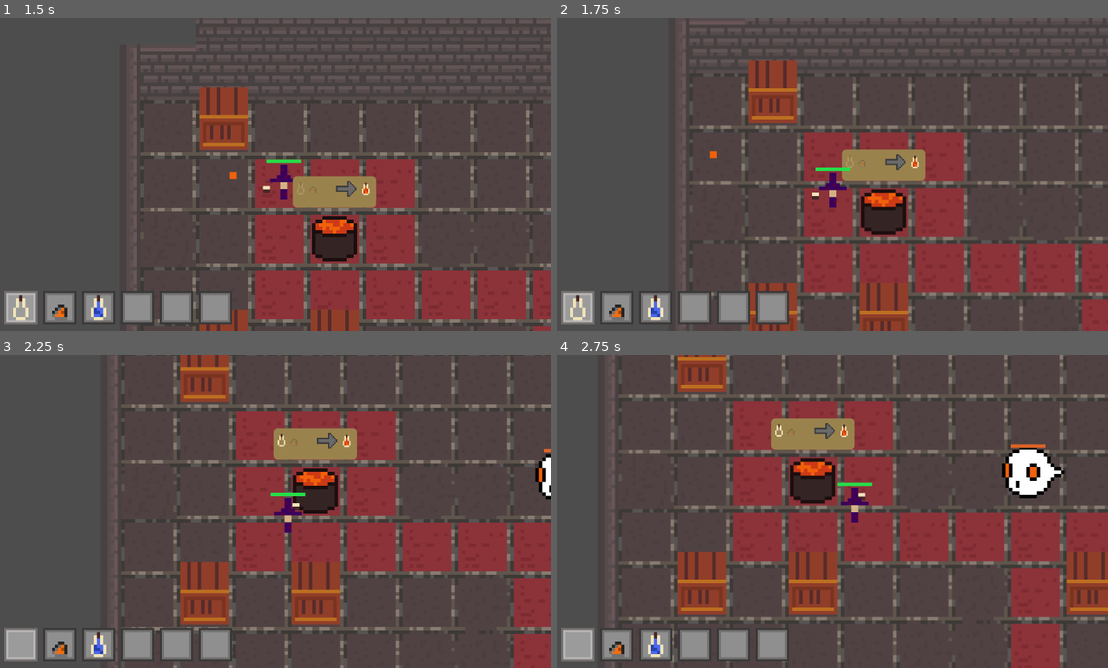
Above: before the commit, frames 1-4 (two rows, left to right).
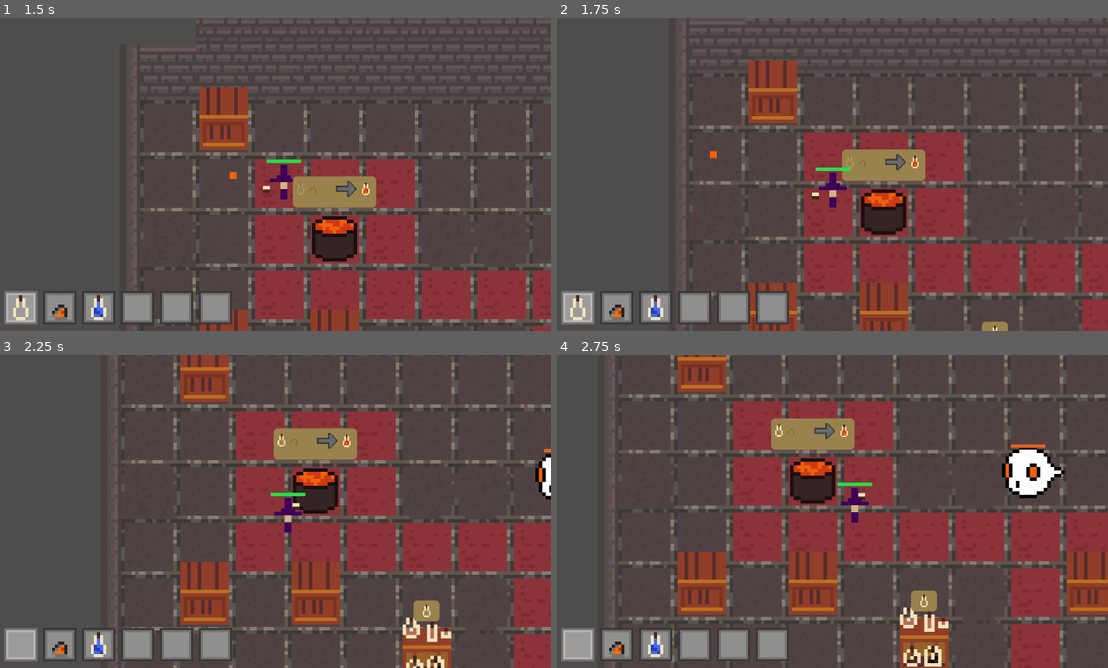
Above: after the commit, the same moments.

Repository: chluebi/ludum-dare-58
Game: Godot game, scene res://main.tscn
The game is run twice, just before and just after one commit, with the same random seed, the same clock (stepped at 60 frames per second) and the same inputs. Sound files missing from this copy of the repository are replaced by a short silence.
Inputs (mouse positions are in pixels of both pictures, inside the frame that each line leads up to):
- Up to frame 1 (1.5 s): tap Enter at 0.5 s; move the mouse to (396, 158) at 0.52 s; hold D (move_right) 0.53-1.28 s; hold F (drink) 0.53-1.28 s; move the mouse to (159, 190) at 1.27 s; hold S (move_down) from 1.28 s (still down); click (159, 190) at 1.35 s
- Up to frame 2 (1.75 s): keep holding S (move_down)
- Up to frame 3 (2.25 s): move the mouse to (330, 442) at 2.02 s; release S (move_down) at 2.03 s; hold D (move_right) from 2.03 s (still down); tap Q (throw) at 2.1 s
- Up to frame 4 (2.75 s): keep holding D (move_right)

Frame 1 is identical in both runs. In frame 2, 0.1% of the frame differs, in the area x 77-82%, y 96-100%; in frame 3, 1.5%; in frame 4, 1.8%, in the area x 62-72%, y 75-100%.

Commit message:
glass shelf half added

Diff:
--- /dev/null
+++ b/glass_shelf.gd
@@ -0,0 +1,38 @@
+extends StaticBody2D
+
+const POTION_DISTANCE = 150
+const POTION_SCENE = preload("res://potion_pickup.tscn")
+
+
+
+@onready var player = $"../player"
+@onready var inventory_manager = $"../../inventory_manager"
+@onready var source = $Source
+
+var result_type = Constants.item_type.empty
+
+
+func _ready() -> void:
+	$CollectionRange.body_entered.connect(collect_item)
+	setup(Constants.item_type.empty)
+
+func collect_item(body):
+	print('body', body)
+	if "type" in body:
+		if body.type == result_type:
+			body.queue_free()
+			return
+
+	if "health" in body:
+		inventory_manager.pickup_item(result_type)
+
+func setup(set_result_type: Constants.item_type):
+	result_type = set_result_type
+	update_recipe_ui()
+
+
+func update_recipe_ui():
+	source.setup(result_type)
+
+func _process(delta: float) -> void:
+	source.move_to(position.x, position.y)
--- /dev/null
+++ b/glass_shelf.tscn
@@ -0,0 +1,34 @@
+[gd_scene load_steps=6 format=3 uid="uid://vyidsfr10l6k"]
+
+[ext_resource type="Script" uid="uid://cae2c0c2kbcnc" path="res://glass_shelf.gd" id="1_xxrmn"]
+[ext_resource type="Texture2D" uid="uid://da68m553dwy7a" path="res://glass_shelf.png" id="2_m50ds"]
+[ext_resource type="PackedScene" uid="uid://lc1ycy0ilj02" path="res://item_source.tscn" id="3_m50ds"]
+
+[sub_resource type="RectangleShape2D" id="RectangleShape2D_mo0jf"]
+size = Vector2(12.800003, 12.700002)
+
+[sub_resource type="CircleShape2D" id="CircleShape2D_m50ds"]
+
+[node name="Shelf" type="StaticBody2D" groups=["static_obstacles"]]
+scale = Vector2(10, 10)
+collision_layer = 255
+collision_mask = 255
+script = ExtResource("1_xxrmn")
+
+[node name="Sprite2D" type="Sprite2D" parent="."]
+position = Vector2(0.099999994, -2.6)
+texture = ExtResource("2_m50ds")
+
+[node name="CollisionShape2D" type="CollisionShape2D" parent="."]
+position = Vector2(-5.293956e-23, 0)
+scale = Vector2(0.99999976, 0.99999976)
+shape = SubResource("RectangleShape2D_mo0jf")
+
+[node name="Source" parent="." instance=ExtResource("3_m50ds")]
+
+[node name="CollectionRange" type="Area2D" parent="."]
+position = Vector2(-7.629394e-07, -7.629394e-07)
+collision_mask = 9
+
+[node name="CollisionShape2D" type="CollisionShape2D" parent="CollectionRange"]
+shape = SubResource("CircleShape2D_m50ds")
--- /dev/null
+++ b/item_source.gd
@@ -0,0 +1,34 @@
+extends Node2D
+
+
+func _ready() -> void:
+	pass
+
+
+func _process(delta: float) -> void:
+	var should_be_transparent = false
+	var area_to_check = $Area2D
+	if area_to_check:
+		for body in area_to_check.get_overlapping_bodies():
+			if body.is_in_group("important_entities"):
+				should_be_transparent = true
+				break
+
+		if not should_be_transparent:
+			for area in area_to_check.get_overlapping_areas():
+				if area.is_in_group("important_entities"):
+					should_be_transparent = true
+					break
+
+	var alpha_value = 1.0
+	if should_be_transparent:
+		alpha_value = 0.5
+	$Control.modulate.a = alpha_value
+
+
+func move_to(x: float, y: float):
+	position = Vector2(0, -90*0.15)
+
+func setup(result_type: Constants.item_type):
+	var result = $Control/Result
+	result.set_item_type(result_type)
--- /dev/null
+++ b/item_source.tscn
@@ -0,0 +1,47 @@
+[gd_scene load_steps=5 format=3 uid="uid://lc1ycy0ilj02"]
+
+[ext_resource type="Script" uid="uid://blg6uh3sdf1nr" path="res://item_source.gd" id="1_jlb8q"]
+[ext_resource type="PackedScene" uid="uid://d281lsqavd45o" path="res://item_sprite.tscn" id="2_tnce7"]
+
+[sub_resource type="StyleBoxFlat" id="StyleBoxFlat_p6tcl"]
+bg_color = Color(0.60192096, 0.5099987, 0.30167386, 1)
+corner_radius_top_left = 8
+corner_radius_top_right = 8
+corner_radius_bottom_right = 8
+corner_radius_bottom_left = 8
+
+[sub_resource type="RectangleShape2D" id="RectangleShape2D_43k02"]
+size = Vector2(53.33333, 40)
+
+[node name="Source" type="Node2D"]
+scale = Vector2(0.15, 0.15)
+script = ExtResource("1_jlb8q")
+
+[node name="Control" type="Control" parent="."]
+layout_mode = 3
+anchors_preset = 0
+offset_left = -25.0
+offset_top = -20.0
+offset_right = 25.0
+offset_bottom = 20.0
+metadata/_edit_group_ = true
+
+[node name="ColorRect" type="Panel" parent="Control"]
+layout_mode = 1
+anchors_preset = 15
+anchor_right = 1.0
+anchor_bottom = 1.0
+grow_horizontal = 2
+grow_vertical = 2
+theme_override_styles/panel = SubResource("StyleBoxFlat_p6tcl")
+
+[node name="Result" parent="Control" instance=ExtResource("2_tnce7")]
+position = Vector2(25, 20)
+scale = Vector2(3, 3)
+
+[node name="Area2D" type="Area2D" parent="."]
+collision_layer = 255
+collision_mask = 255
+
+[node name="CollisionShape2D" type="CollisionShape2D" parent="Area2D"]
+shape = SubResource("RectangleShape2D_43k02")
--- a/main.tscn
+++ b/main.tscn
@@ -9,6 +9,7 @@
 [ext_resource type="PackedScene" uid="uid://b4s8ah7fjsuyp" path="res://hud.tscn" id="8_5vw27"]
 [ext_resource type="Script" uid="uid://cbnnke38dp7y2" path="res://enemy_spawner.gd" id="8_kek77"]
 [ext_resource type="PackedScene" uid="uid://coq16sep4c0sq" path="res://skullpile.tscn" id="8_ycdy4"]
+[ext_resource type="PackedScene" uid="uid://vyidsfr10l6k" path="res://glass_shelf.tscn" id="9_vivmo"]
 [ext_resource type="Script" uid="uid://b7tk7wyyonbao" path="res://effect_manager.gd" id="10_4c57u"]
 [ext_resource type="Script" uid="uid://tfuqtyafw6be" path="res://inventory_manager.gd" id="11_efxa6"]
 [ext_resource type="Script" uid="uid://cfwmkj2ko26yv" path="res://cauldron_manager.gd" id="12_ycdy4"]
@@ -91,6 +92,9 @@
 z_index = 1
 position = Vector2(1670, 395)
 
+[node name="Shelf" parent="Environment" instance=ExtResource("9_vivmo")]
+position = Vector2(880, 879.99994)
+
 [node name="HUD" parent="." instance=ExtResource("8_5vw27")]
 
 [node name="enemy_spawner" type="Node2D" parent="."]
--- a/tile_map_layer.gd
+++ b/tile_map_layer.gd
@@ -118,7 +118,6 @@
 
 	# Check if start/end points are blocked by a dynamic obstacle.
 	if _astar.is_point_solid(_start_point) or _astar.is_point_solid(_end_point):
-		print("Start or end point is blocked!")
 		return PackedVector2Array() # Return empty path
 
 	_path = _astar.get_point_path(_start_point, _end_point)
Not shown, added: glass_shelf.gd.uid
Binary file added: glass_shelf.png
Not shown, added: glass_shelf.png.import
Not shown, added: item_source.gd.uid
Not shown: 1 places in main.tscn that only renumber resources
